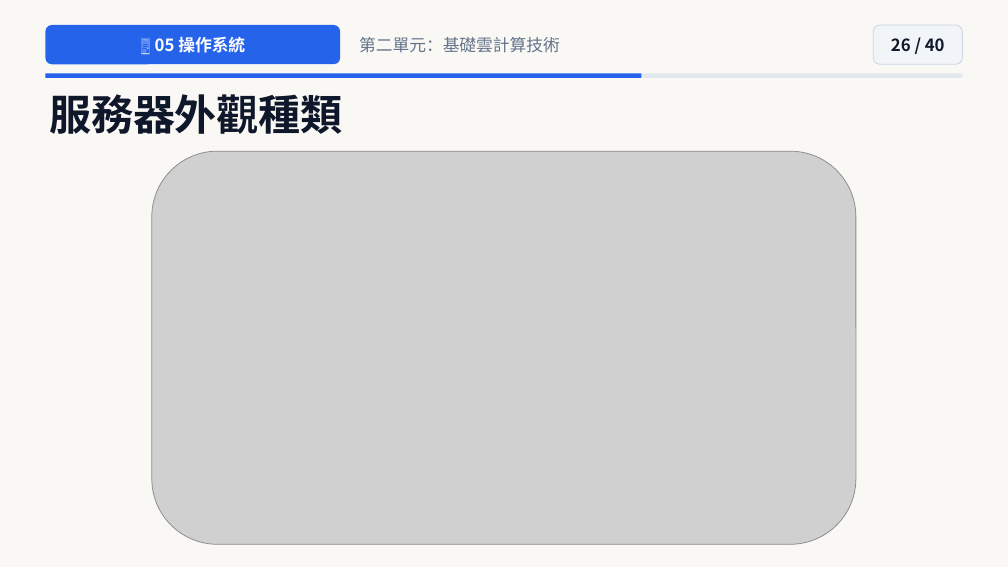
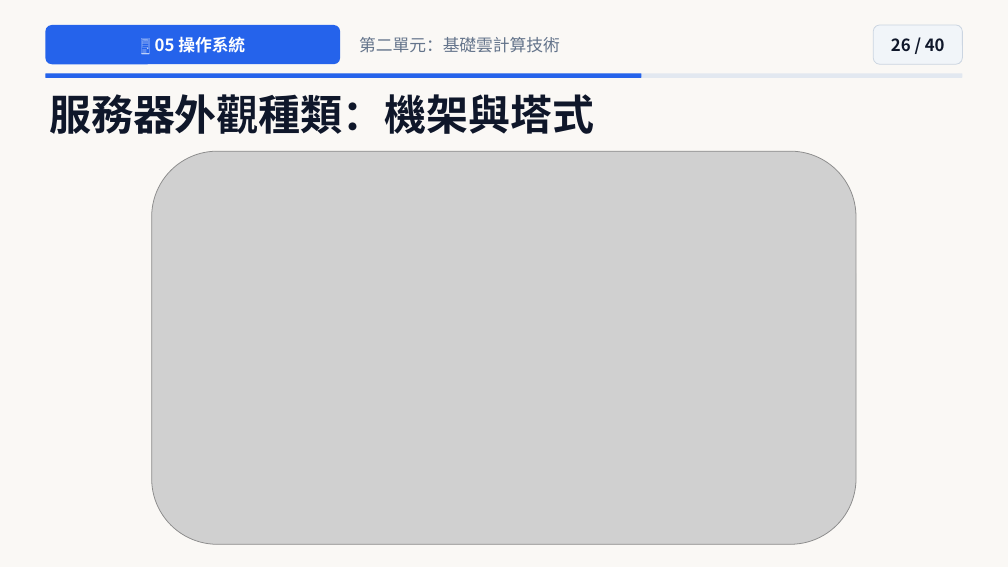
Before and after one commit to joe-ging/seed-cloud-curriculum, a slide deck: slide 26 of downloads/Deck01_Cloud_Level2_NextGen_Pixar_Theme.pptx. Drawn at 1008x567 pixels with LibreOffice and Linux fonts; fonts in the diff are those of the drawing; grey boxes stand for pictures. Boxes give left, top, right and bottom in pixels: in the first picture for what was removed or moved away, otherwise in the second. Text is boxed around its words. In the diff, an @@ line names an element or a change of style, - is before the commit and + after.

```diff
--- a/downloads/Deck01_Cloud_Level2_NextGen_Pixar_Theme.pptx
+++ b/downloads/Deck01_Cloud_Level2_NextGen_Pixar_Theme.pptx
@@ text at [49, 94, 594, 134]: text changed @@
-服務器外觀種類
+服務器外觀種類：機架與塔式
```
Also in this commit, not shown: 22 other slides changed, 24 other files.
